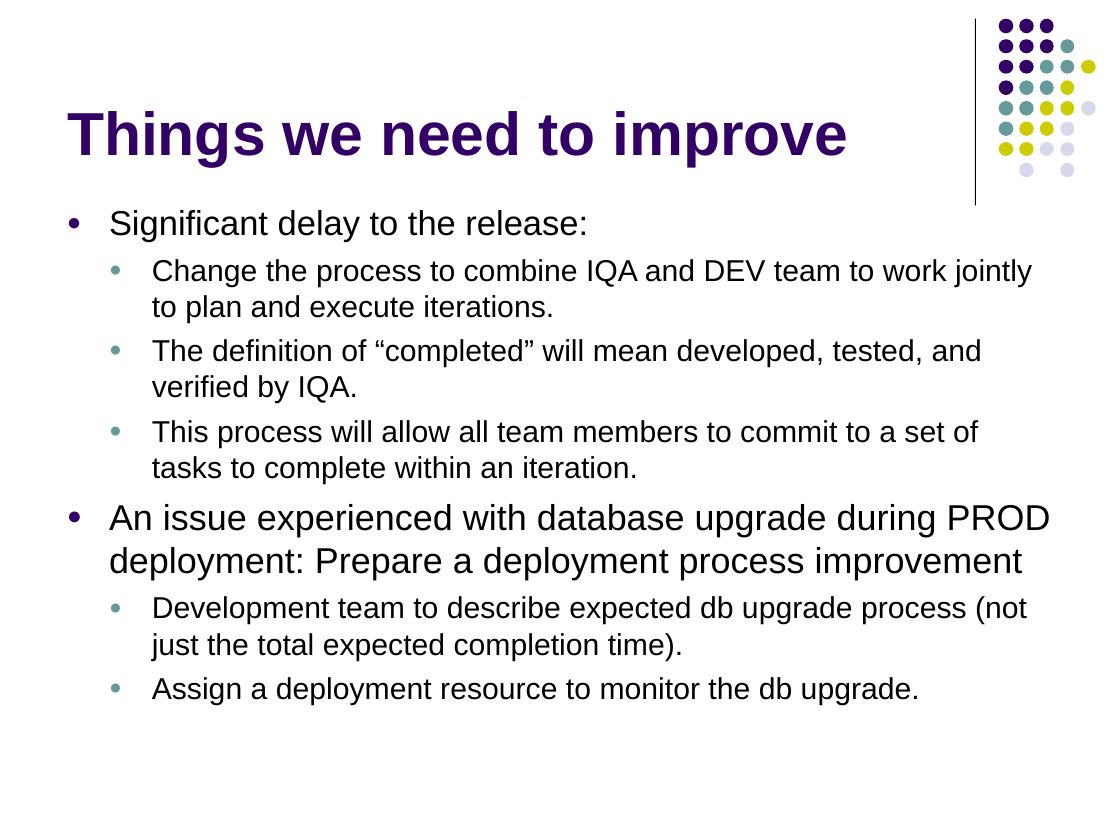
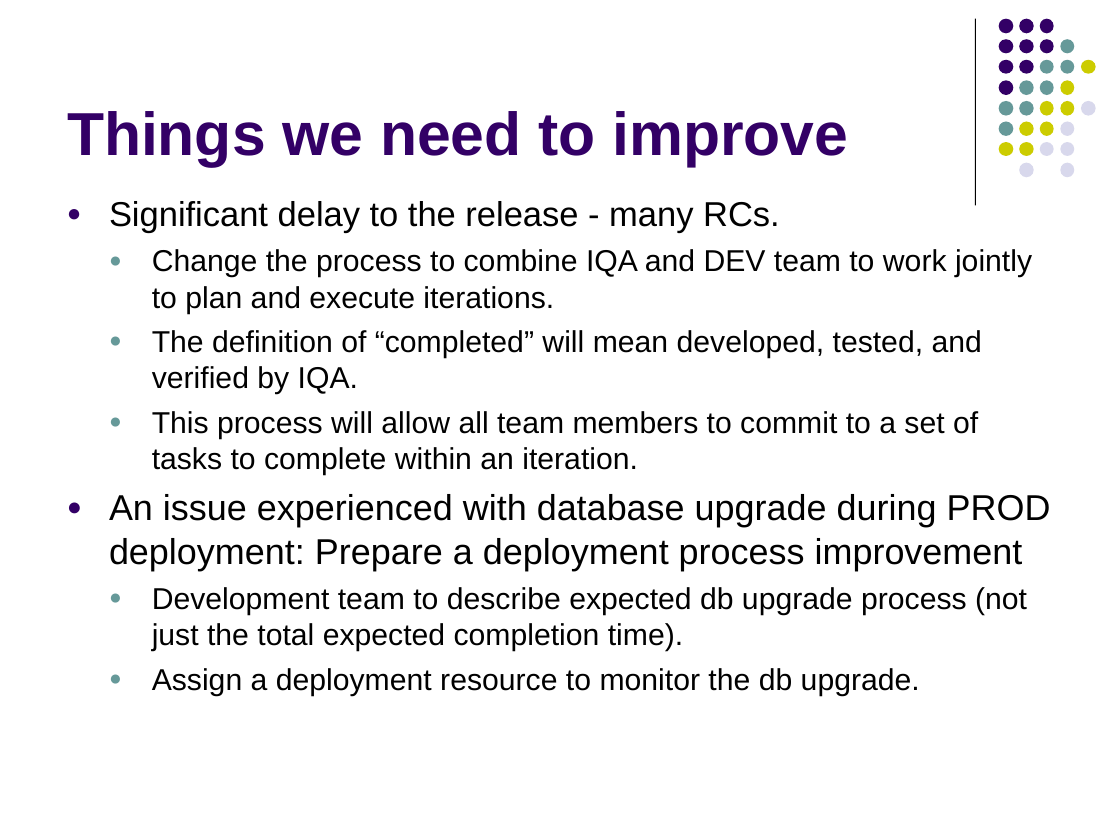
Before and after one commit to NCIP/caarray-docs, a slide deck: slide 6 of project_management/reports/2.3.0_project_portmortem.ppt. Drawn at 1120x840 pixels with LibreOffice and Linux fonts; fonts in the diff are those of the drawing. Boxes give left, top, right and bottom in pixels: in the first picture for what was removed or moved away, otherwise in the second. Text is boxed around its words. In the diff, an @@ line names an element or a change of style, - is before the commit and + after.

```diff
--- a/project_management/reports/2.3.0_project_portmortem.ppt
+++ b/project_management/reports/2.3.0_project_portmortem.ppt
@@ text "Significant delay to the release ...": place and size @@
-text "Significant delay to the release ..." at [109,210,1051,705]
+text "Significant delay to the release ..." at [109,201,1051,696]
@@ text at [109,201,780,233]: text changed @@
-● Significant delay to the release:
+● Significant delay to the release - many RCs.
```
Also in this commit, not shown: 2 other slides changed.
